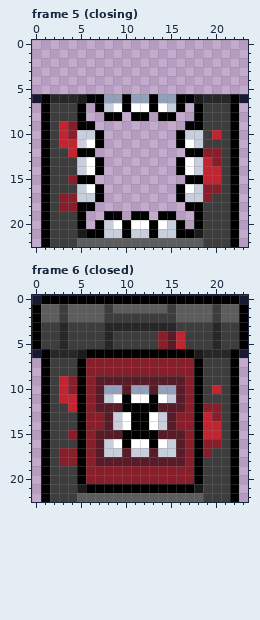
One commit to this pixel-art file: BurningKnight/Content/Animations/spiked_door.ase. The first picture shows the starting point.
24x23 pixels, 7 frames. Shown: frame 5 (closing), frame 6 (closed). The commit also changed other frames, which this record leaves out.
And afterwards:
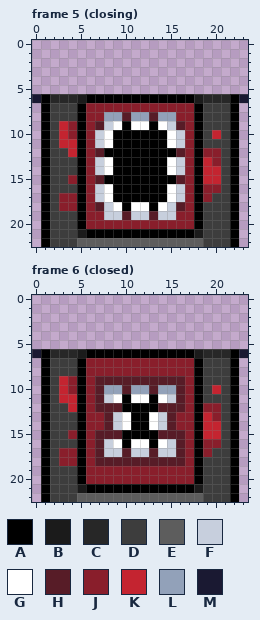
Palette (. is transparent): A #000000  B #1b1b1b  C #272727  D #3d3d3d  E #5d5d5d  F #c7cfdd  G #ffffff  H #571c27  J #891e2b  K #c42430  L #92a1b9  M #1a1932
What changed:
{"where": "frame 5 (closing)"}
{"frame":5,"y":6,"x":8,"old":"LL","new":"AA"}
{"frame":5,"y":6,"x":11,"old":"LL","new":"AA"}
{"frame":5,"y":6,"x":14,"old":"LL","new":"AA"}
{"frame":5,"y":7,"x":6,"old":".AFGAGGAGFA.","new":"JJJJJJJJJJJJ"}
{"frame":5,"y":8,"x":6,"old":"..AA.AA.AA..","new":"JJLLHLLHLLJJ"}
{"frame":5,"y":9,"x":6,"old":"A..........A","new":"JHFGAGGAGFHJ"}
{"frame":5,"y":10,"x":5,"old":"FFA........AFF","new":"AJFGAAAAAAGFJA"}
{"frame":5,"y":11,"x":5,"old":"FGA........AGF","new":"AJFGAAAAAAGFJA"}
{"frame":5,"y":12,"x":6,"old":"A..........A","new":"JHAAAAAAAAHJ"}
{"frame":5,"y":13,"x":5,"old":"FGA........AGF","new":"AJFGAAAAAAGFJA"}
{"frame":5,"y":14,"x":5,"old":"FGA........AGF","new":"AJFGAAAAAAGFJA"}
{"frame":5,"y":15,"x":6,"old":"A..........A","new":"JHAAAAAAAAHJ"}
{"frame":5,"y":16,"x":5,"old":"FGA........AGF","new":"AJFGAAAAAAGFJA"}
{"frame":5,"y":17,"x":5,"old":"FFA........AFF","new":"AJFGAAAAAAGFJA"}
{"frame":5,"y":18,"x":6,"old":"A..........A","new":"JHFGAGGAGFHJ"}
{"frame":5,"y":19,"x":6,"old":"..AA.AA.AA..","new":"JJFFHFFHFFJJ"}
{"frame":5,"y":20,"x":6,"old":".AFGAGGAGFA.","new":"JJJJJJJJJJJJ"}
{"frame":5,"y":21,"x":8,"old":"FF","new":"AA"}
{"frame":5,"y":21,"x":11,"old":"FF","new":"AA"}
{"frame":5,"y":21,"x":14,"old":"FF","new":"AA"}
{"where": "frame 6 (closed)"}
{"frame":6,"y":0,"x":0,"old":"MAAAAAAAAAAAAAAAAAAAAAAM","new":"........................"}
{"frame":6,"y":1,"x":0,"old":"AEEDEEEEDEEEEEEDEEEEDEEA","new":"........................"}
{"frame":6,"y":2,"x":0,"old":"AEEDEEEEDDDDDDDDEEEEDEEA","new":"........................"}
{"frame":6,"y":3,"x":0,"old":"ADDCDDDDCCCCCCCCDDDDCDDA","new":"........................"}
{"frame":6,"y":4,"x":0,"old":"ADDCDDDDCDDDDDJHKDDDCDDA","new":"........................"}
{"frame":6,"y":5,"x":0,"old":"ADDCDDDDCDDDDDJHKDDDCDDA","new":"........................"}
